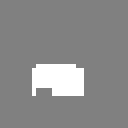
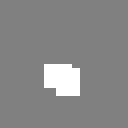
Layered file, before and after one edit (128 x 128). Changes by layer:
painted on "Layer 3" over box(32, 64, 84, 96)
